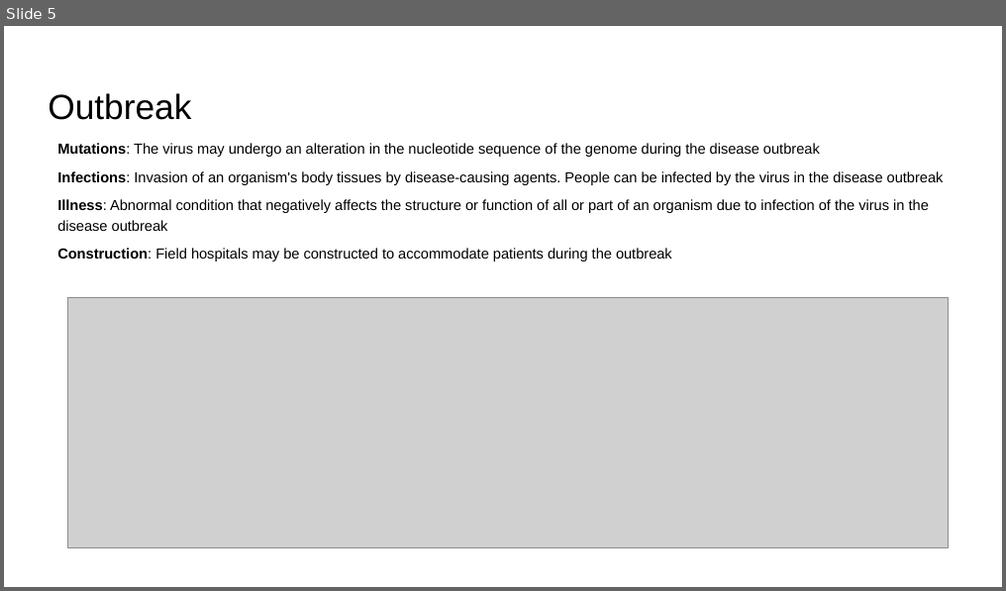
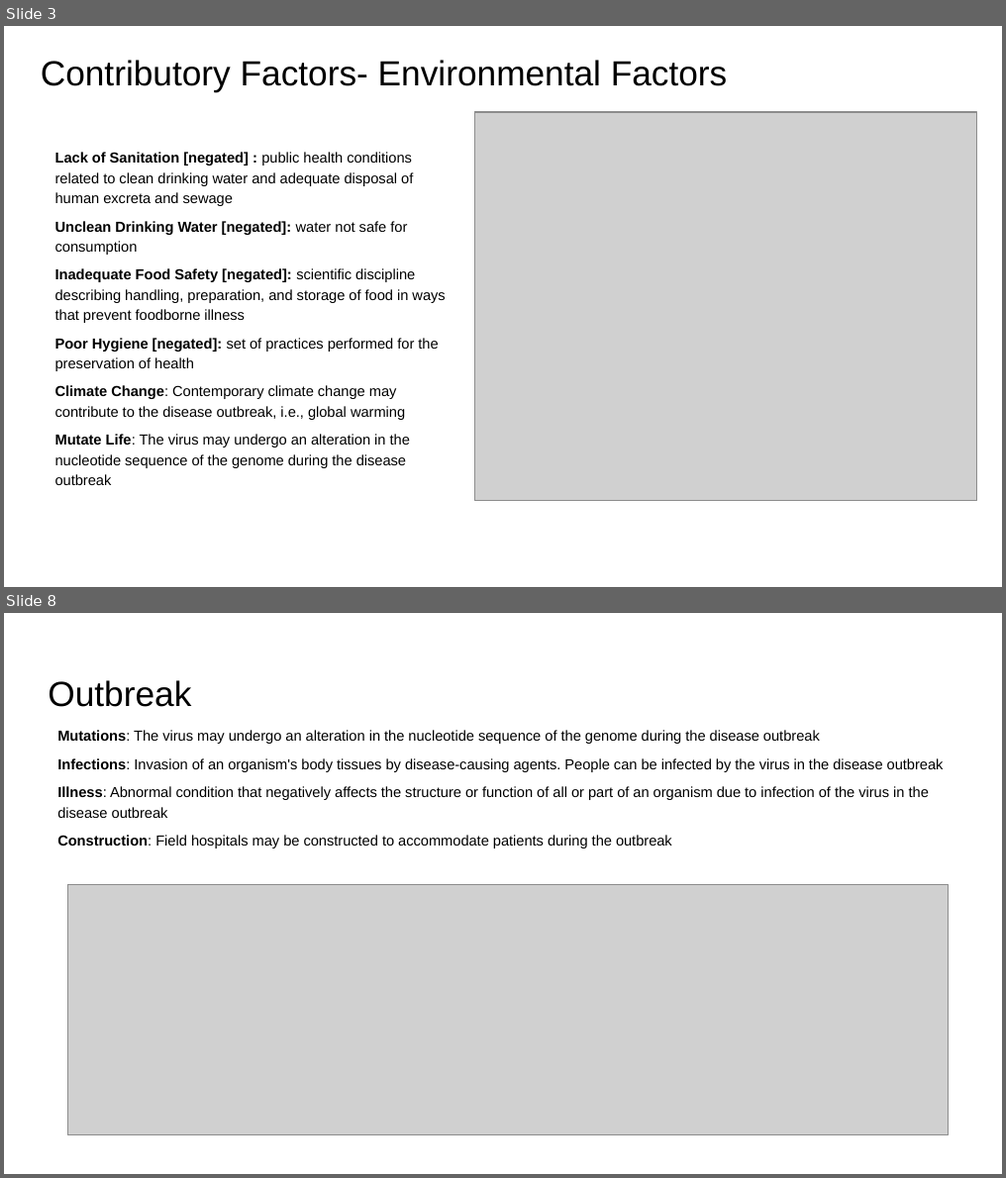
Before and after one commit to RESIN-KAIROS/schemalib, a slide deck: hrf/disease_outbreak.pptx. Shown one above the other, each under a label of ours: slide 5 before the commit, slides 3 and 8 after it; the slides between them are not shown. The pictures are 1006x591 and 1006x1178 pixels, drawn with LibreOffice and Linux fonts; fonts in the diff are those of the drawing; grey boxes stand for pictures. Boxes give left, top, right and bottom in pixels: in the first picture for what was removed or moved away, otherwise in the second. Text is boxed around its words. In the diff, an @@ line names an element or a change of style, - is before the commit and + after.

Commit message:
update disease outbreak json and hrf.

```diff
--- a/hrf/disease_outbreak.pptx
+++ b/hrf/disease_outbreak.pptx
@@ slide 3 added at (x1=4, y1=26, x2=1002, y2=587), background #FFFFFF @@
@@ title added at (x1=41, y1=60, x2=728, y2=91), 25.2 pt, text #000000 @@
+Contributory Factors- Environmental Factors
@@ picture added at (x1=475, y1=112, x2=977, y2=501) @@
@@ text added at (x1=55, y1=152, x2=445, y2=485), 10.5 pt, text #000000 @@
+Lack of Sanitation [negated] : public health conditions related to clean drinking water and adequate disposal of human excreta and sewage
+Unclean Drinking Water [negated]: water not safe for consumption
+Inadequate Food Safety [negated]: scientific discipline describing handling, preparation, and storage of food in ways that prevent foodborne illness
+Poor Hygiene [negated]: set of practices performed for the preservation of health
+Climate Change: Contemporary climate change may contribute to the disease outbreak, i.e., global warming
+Mutate Life: The virus may undergo an alteration in the nucleotide sequence of the genome during the disease outbreak
@@ what was slide 5 is now slide 8 @@
```
Also in this commit, not shown: 8 slides changed, 1 other slide added, 5 other files.
